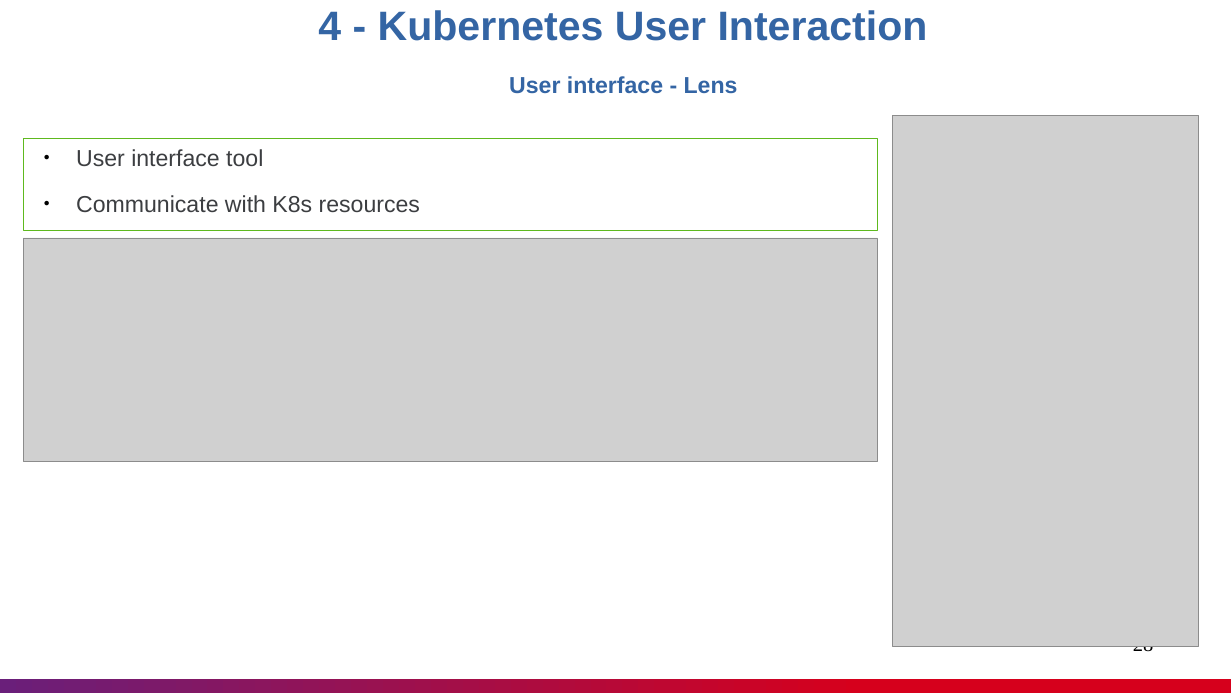
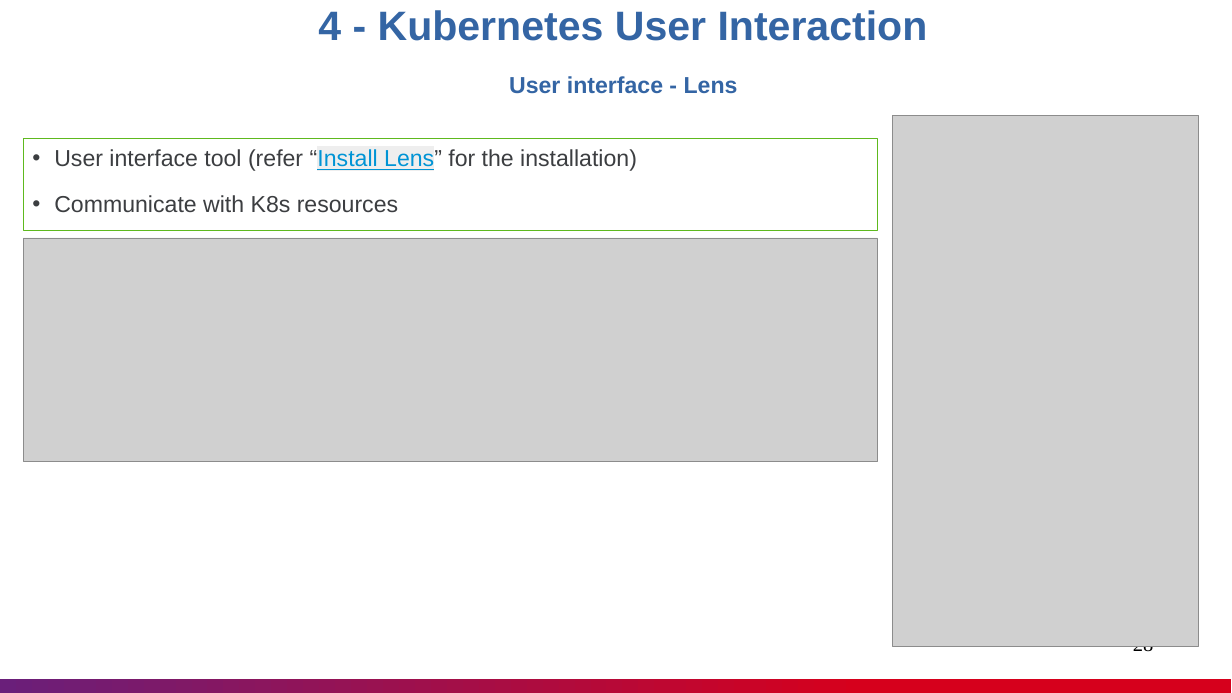
Before and after one commit to nashtech-garage/kubernetes, a slide deck: slide 28 of documents/K8s_Knowledge_Sharing.pptx. Drawn at 1232x693 pixels with LibreOffice and Linux fonts; fonts in the diff are those of the drawing; grey boxes stand for pictures. Boxes give left, top, right and bottom in pixels: in the first picture for what was removed or moved away, otherwise in the second. Text is boxed around its words. In the diff, an @@ line names an element or a change of style, - is before the commit and + after.

```diff
--- a/documents/K8s_Knowledge_Sharing.pptx
+++ b/documents/K8s_Knowledge_Sharing.pptx
@@ text in rectangle at [54,149,637,171]: text changed @@
-● User interface tool
+• User interface tool (refer “Install Lens” for the installation)
@@ text in rectangle at [54,195,398,213]: bullet ● to •; bullet colour #000000 to #3C3E41 @@
```
Also in this commit, not shown: 3 other slides changed, 1 slide added, 1 slide removed, 1 other file.
